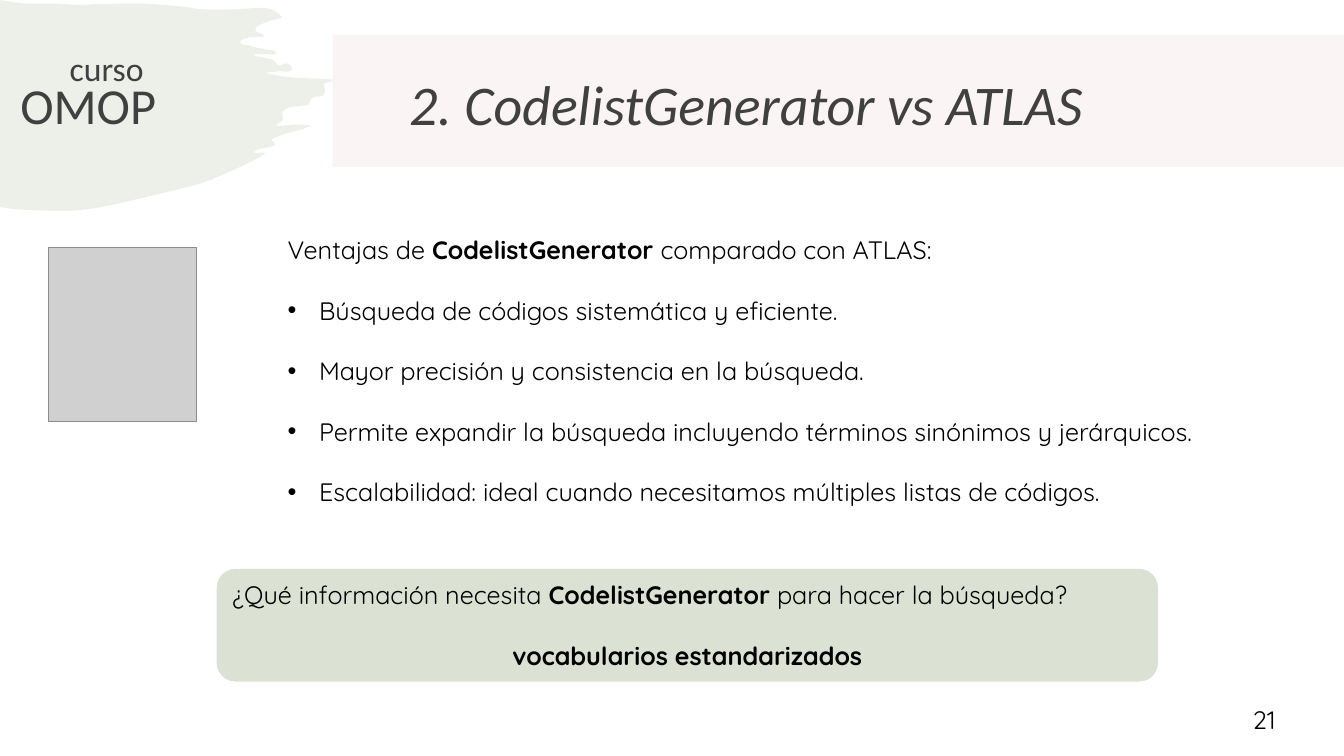
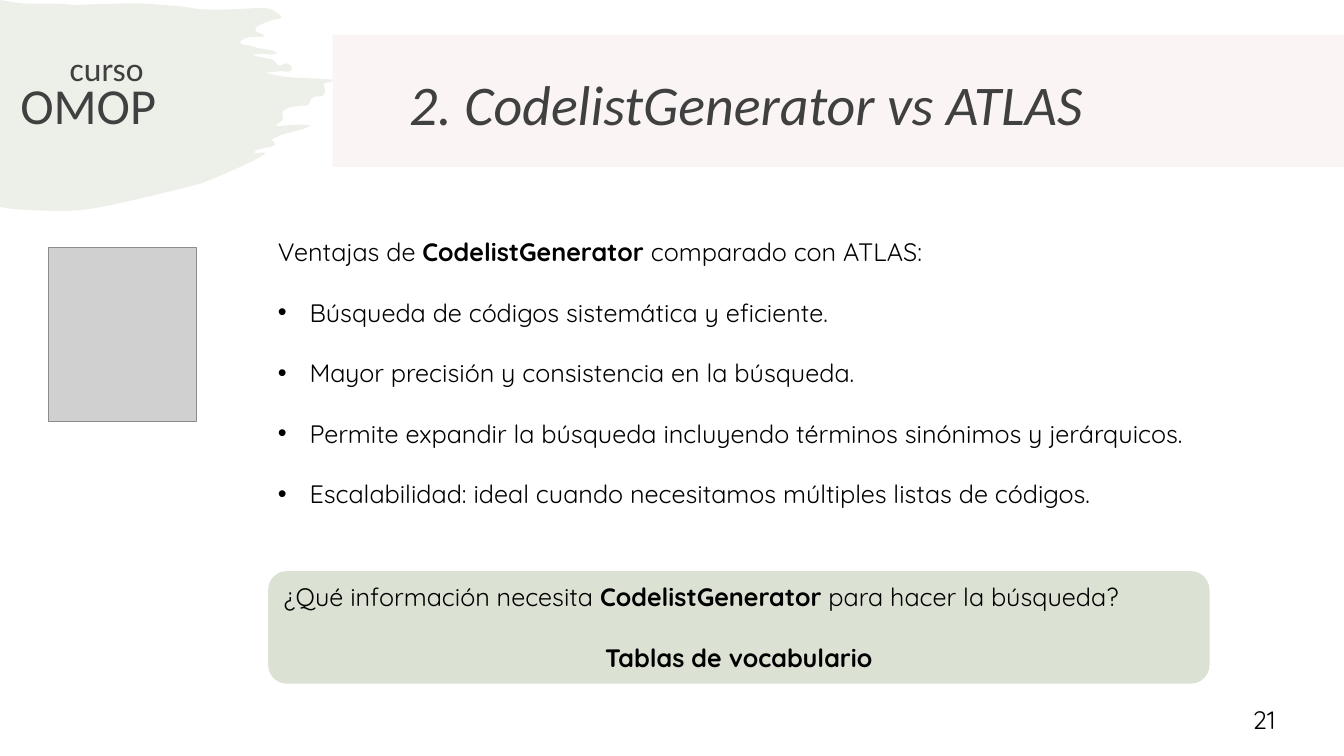
Before and after one commit to rwepi-idiapjgol/Curso_Introduccion_OMOP_2025, a slide deck: slide 21 of Dia2/CodeListGenerator/CodeListGenerator.pptx. Drawn at 1344x756 pixels with LibreOffice and Linux fonts; fonts in the diff are those of the drawing; grey boxes stand for pictures. Boxes give left, top, right and bottom in pixels: in the first picture for what was removed or moved away, otherwise in the second. Text is boxed around its words. In the diff, an @@ line names an element or a change of style, - is before the commit and + after.

Commit message:
CodelistGenerator

```diff
--- a/Dia2/CodeListGenerator/CodeListGenerator.pptx
+++ b/Dia2/CodeListGenerator/CodeListGenerator.pptx
@@ text "Ventajas de CodelistGenerator comparado con ...": place and size @@
-text "Ventajas de CodelistGenerator comparado con ..." at box(288, 240, 1192, 506)
+text "Ventajas de CodelistGenerator comparado con ..." at box(278, 242, 1182, 508)
@@ rounded rectangle "¿Qué información necesita CodelistGenerator para ...": place and size @@
-rounded rectangle "¿Qué información necesita CodelistGenerator para ..." at box(217, 569, 1158, 682)
+rounded rectangle "¿Qué información necesita CodelistGenerator para ..." at box(268, 572, 1210, 685)
@@ text in rounded rectangle at box(605, 648, 872, 668): text changed @@
-vocabularios estandarizados
+Tablas de vocabulario
```
Also in this commit, not shown: 20 other slides changed, 1 slide added, 1 slide removed, 1 other file.
